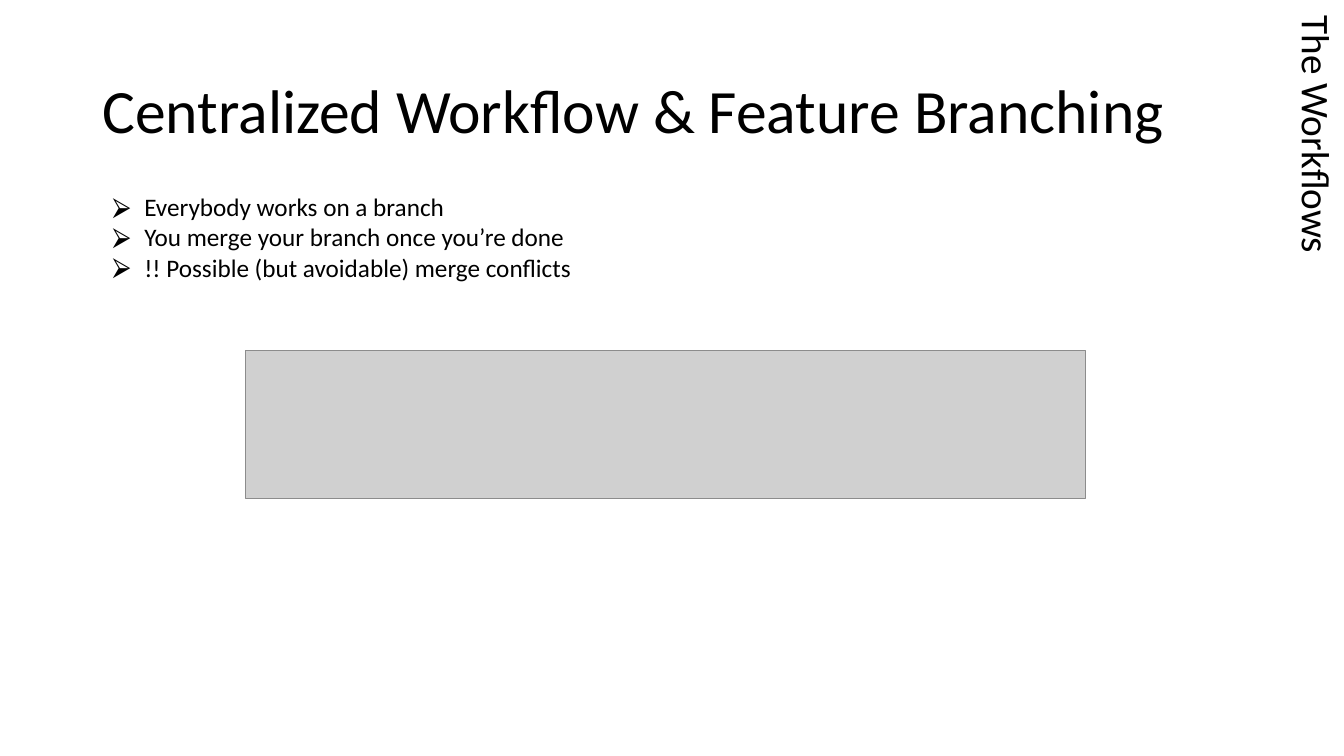
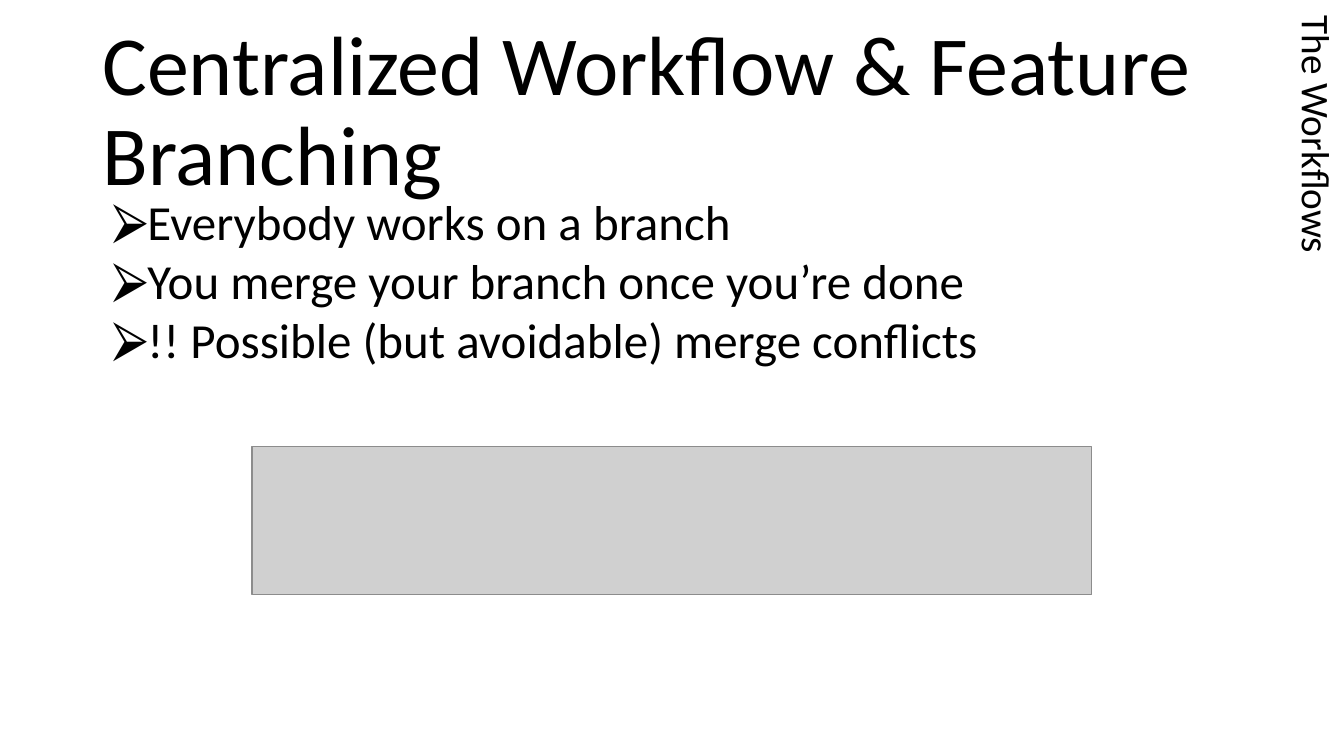
Before and after one commit to HunteRoi/git-training, a slide deck: slide 25 of Formation Git.pptx. Drawn at 1344x756 pixels with LibreOffice and Linux fonts; fonts in the diff are those of the drawing; grey boxes stand for pictures. Boxes give left, top, right and bottom in pixels: in the first picture for what was removed or moved away, otherwise in the second. Text is boxed around its words. In the diff, an @@ line names an element or a change of style, - is before the commit and + after.

```diff
--- a/Formation Git.pptx
+++ b/Formation Git.pptx
@@ title "Centralized Workflow & Feature Branching" at box(102, 36, 1190, 205): size 44 to 60 pt @@
@@ text "Everybody works on a branch" at box(147, 206, 977, 367): size 18 to 35 pt @@
@@ picture: place and size @@
-picture at box(245, 350, 1085, 498)
+picture at box(252, 447, 1092, 595)
```
Also in this commit, not shown: 32 other slides changed.
